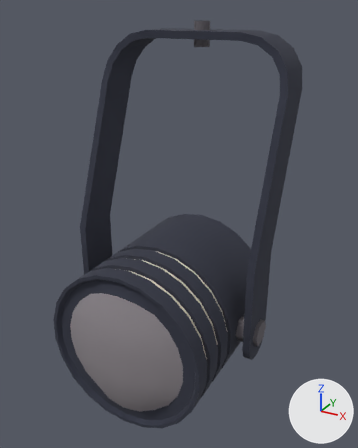
What one commit did to the glTF model kits/workfiles/ipoly-concert/spotlight-ribbed.glb.
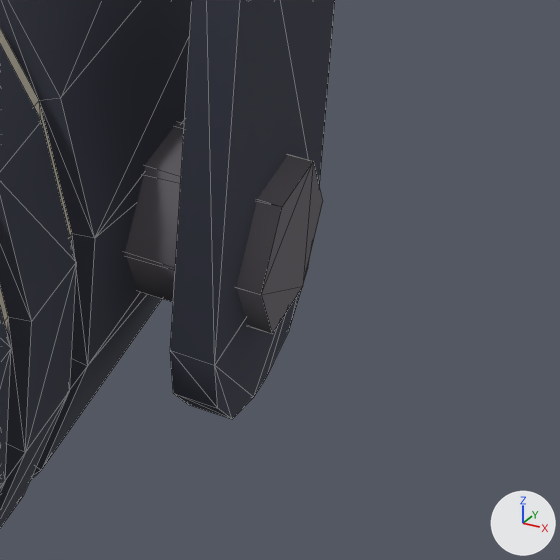
Old and new are each drawn whole from a camera (50 mm lens) standing at (0.37, -0.624, 0.611) and looking at (0.021, 0.011, 0.294) and again close up on the part from 60% to 84% of the width and 66% to 85% of the height. Every picture has the same lights, and +X, +Y and +Z are marked at lower right. The first two pictures are the older version. The close-ups show mesh edges as thin lines. Where no turn or scale is listed for an object, it has been applied to the vertices. Vertices at exactly the same position are counted once.

The older version as bpy lines, for what is in view:
```python
me_mesh_0 = bpy.data.meshes.new('Mesh_0')
me_mesh_0.from_pydata(...)  # 568 vertices, 1114 faces; spans x -0.168..0.168, y -0.157..0.157, z 0.0..0.59
me_mesh_0.materials.append(mat_colormap)  # picture img_colormap
ob_spotlight_ribbed = bpy.data.objects.new('spotlight-ribbed', me_mesh_0)
ob_spotlight_ribbed.location = (0.0, 0.0, 0.0)
```
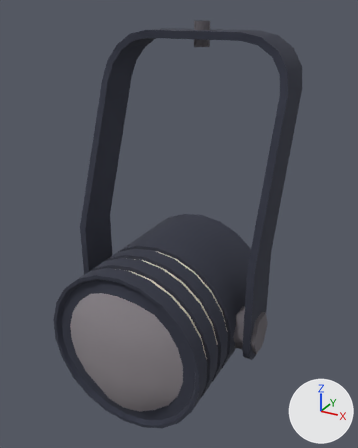
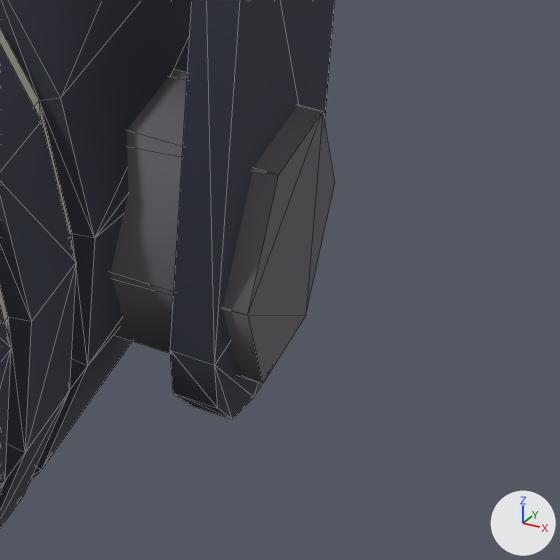
What differs and where, as boxes [x1, y1, x2, y2] in the close-ups (560 x 560 px; the box of a moved part takes in the faces that stretch with it):
part 1 of me_mesh_0, moved or reshaped: before [125, 122, 323, 334]; after [111, 69, 335, 384]

The change, as a list of edits to the scene's bpy script:
```text
Change me_mesh_0:
    where me_mesh_0.from_pydata(...)  # 568 vertices, 1114 faces; spans x -0.168..0.168, y -0.157..0.157, z 0.0..0.59
    used by ob_spotlight_ribbed; location = (0.0, 0.0, 0.0)
    me_mesh_0 part 1: the loose piece of 12 vertices spanning x -0.168..0.168, y -0.006..0.037, z 0.113..0.151 is scaled about its middle by (1, 1.42, 1.64)
```
